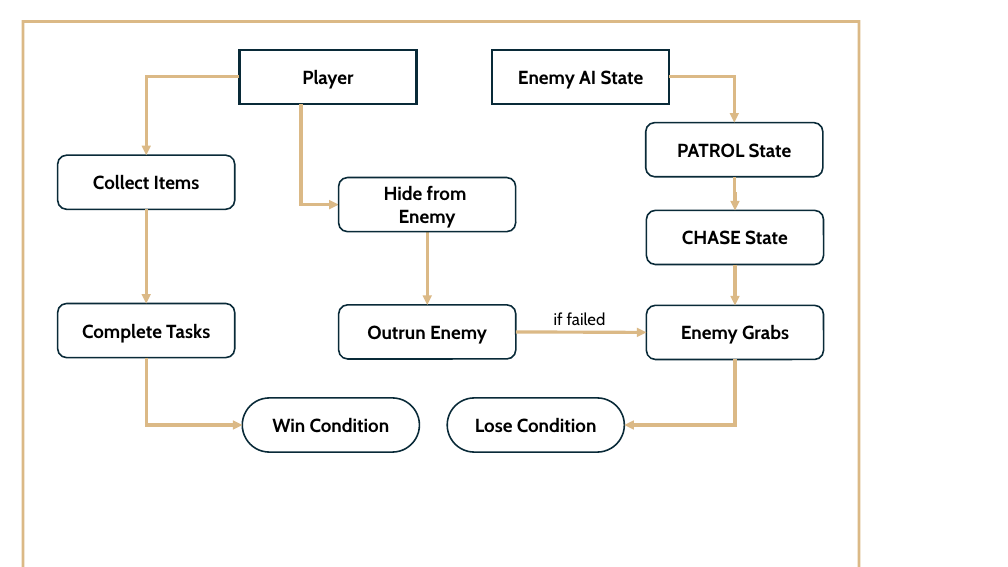
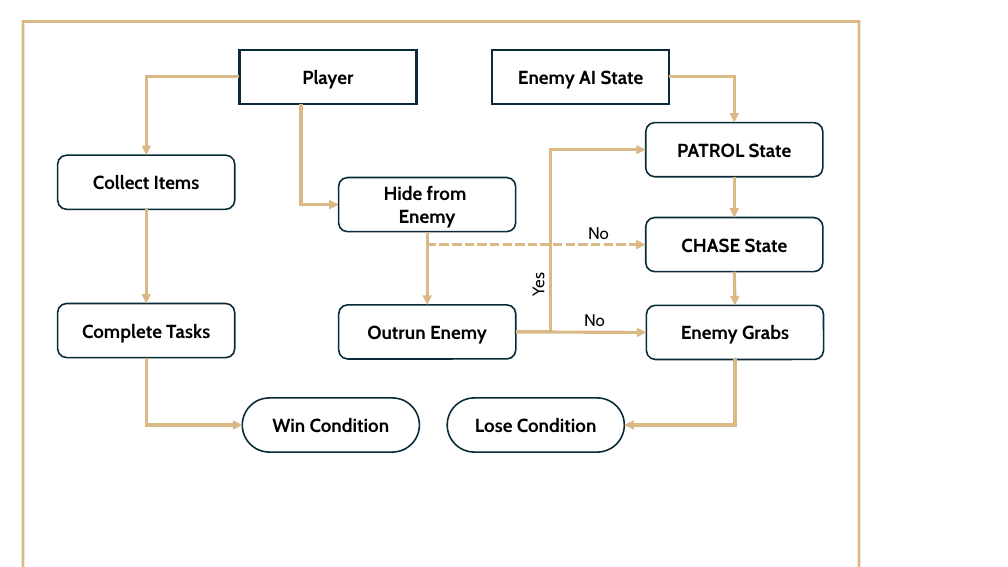
Before and after one commit to ShrutiSabbanii/VRHorror, a slide deck: slide 5 of SRS.pptx. Drawn at 1008x567 pixels with LibreOffice and Linux fonts; fonts in the diff are those of the drawing. Boxes give left, top, right and bottom in pixels: in the first picture for what was removed or moved away, otherwise in the second. Text is boxed around its words. In the diff, an @@ line names an element or a change of style, - is before the commit and + after.

Commit message:
update: game mechanism diagram

```diff
--- a/SRS.pptx
+++ b/SRS.pptx
@@ elbow arrow added from (516, 332) to (646, 150), #DBB986 3 pt @@
@@ elbow arrow moved from (734, 177) - (735, 210) to (734, 177) - (734, 218) @@
@@ elbow arrow added from (427, 232) to (646, 245), #DBB986 3 pt dashed @@
@@ text added at [588, 227, 609, 239], 16 pt, text #000000 @@
+No
@@ rounded rectangle "CHASE State": place and size @@
-rounded rectangle "CHASE State" at [647, 210, 823, 265]
+rounded rectangle "CHASE State" at [646, 218, 823, 272]
@@ text added at [528, 275, 548, 296], 16 pt, text #000000 @@
+Yes
@@ arrow moved from (735, 265) - (735, 306) to (734, 271) - (735, 306) @@
@@ text at [584, 314, 605, 331]: text changed @@
-if failed
+No
```
